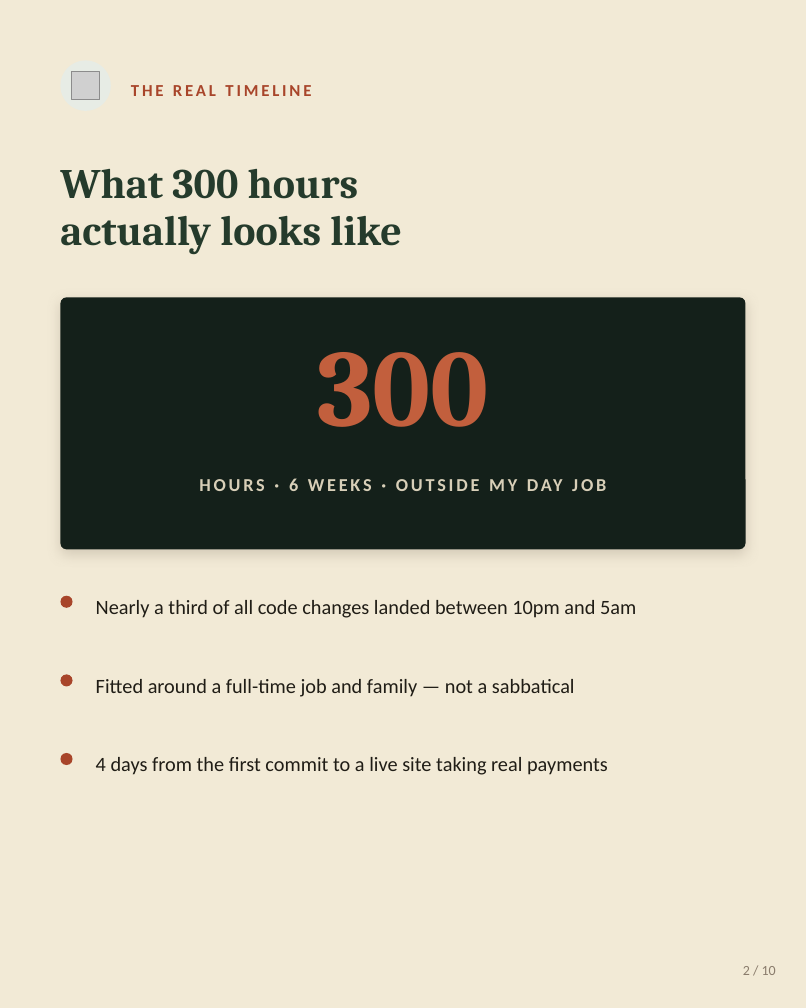
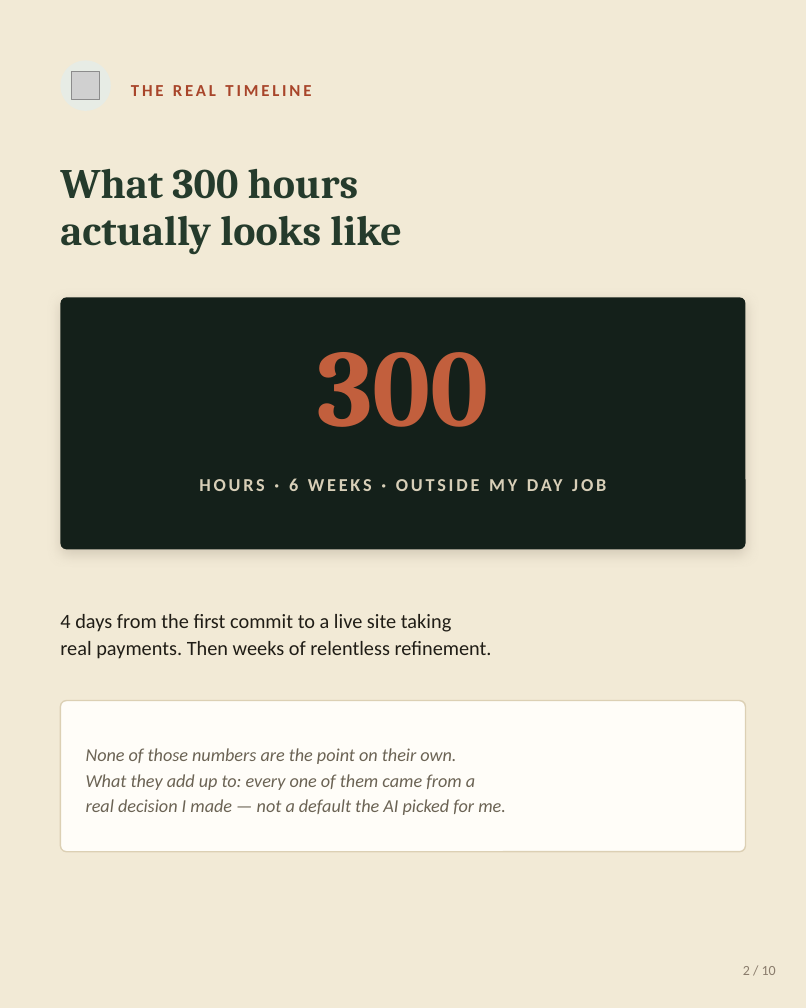
Before and after one commit to vedicastro-alt/AstroEducation, a slide deck: slide 2 of linkedin-carousel.pptx. Drawn at 806x1008 pixels with LibreOffice and Linux fonts; fonts in the diff are those of the drawing; grey boxes stand for pictures. Boxes give left, top, right and bottom in pixels: in the first picture for what was removed or moved away, otherwise in the second. Text is boxed around its words. In the diff, an @@ line names an element or a change of style, - is before the commit and + after.

```diff
--- a/linkedin-carousel.pptx
+++ b/linkedin-carousel.pptx
@@ ellipse removed at bbox=[60, 595, 73, 608] @@
@@ text at bbox=[60, 614, 492, 659]: text changed @@
-4 days from the first commit to a live site taking real payments
+4 days from the first commit to a live site taking
+real payments. Then weeks of relentless refinement.
@@ text removed at bbox=[96, 600, 636, 618] @@
-Nearly a third of all code changes landed between 10pm and 5am
@@ ellipse removed at bbox=[60, 674, 73, 686] @@
@@ text removed at bbox=[96, 679, 575, 697] @@
-Fitted around a full-time job and family — not a sabbatical
@@ rounded rectangle added at bbox=[60, 700, 746, 851], fill #FFFDF8, outline #DCD0B4 1 pt @@
@@ text added at bbox=[86, 748, 506, 815], 13 pt, text #6B6354, italic @@
+None of those numbers are the point on their own.
+What they add up to: every one of them came from a
+real decision I made — not a default the AI picked for me.
@@ ellipse removed at bbox=[60, 753, 73, 765] @@
```
Also in this commit, not shown: 2 other slides changed, 1 slide added, 1 slide removed, 1 other file.
